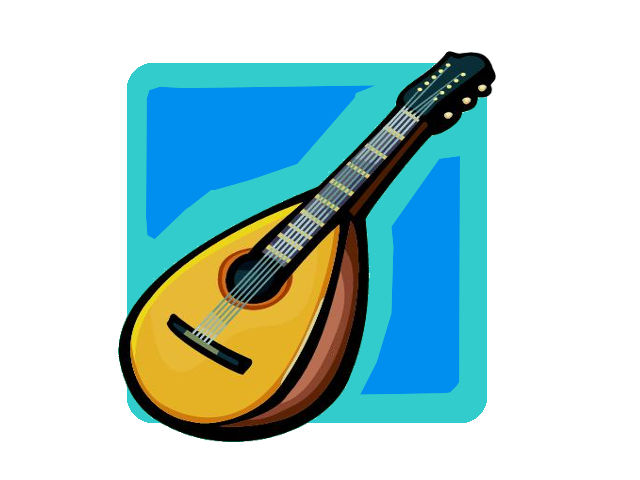
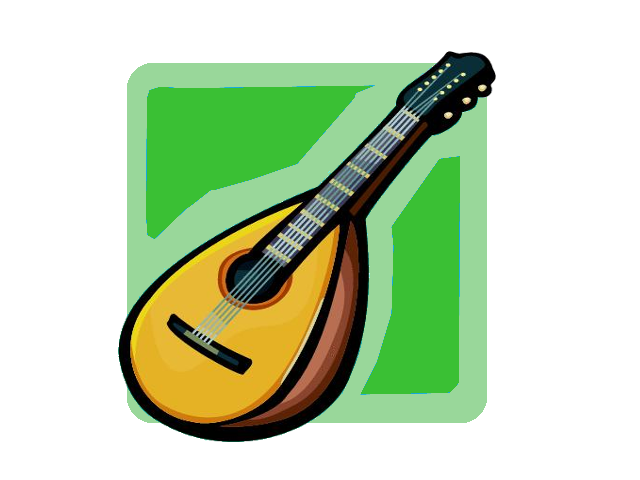
Comparing the layer stacks of the two 640 x 480 images. Changes:
painted on "Background" over (127, 63, 487, 423)
